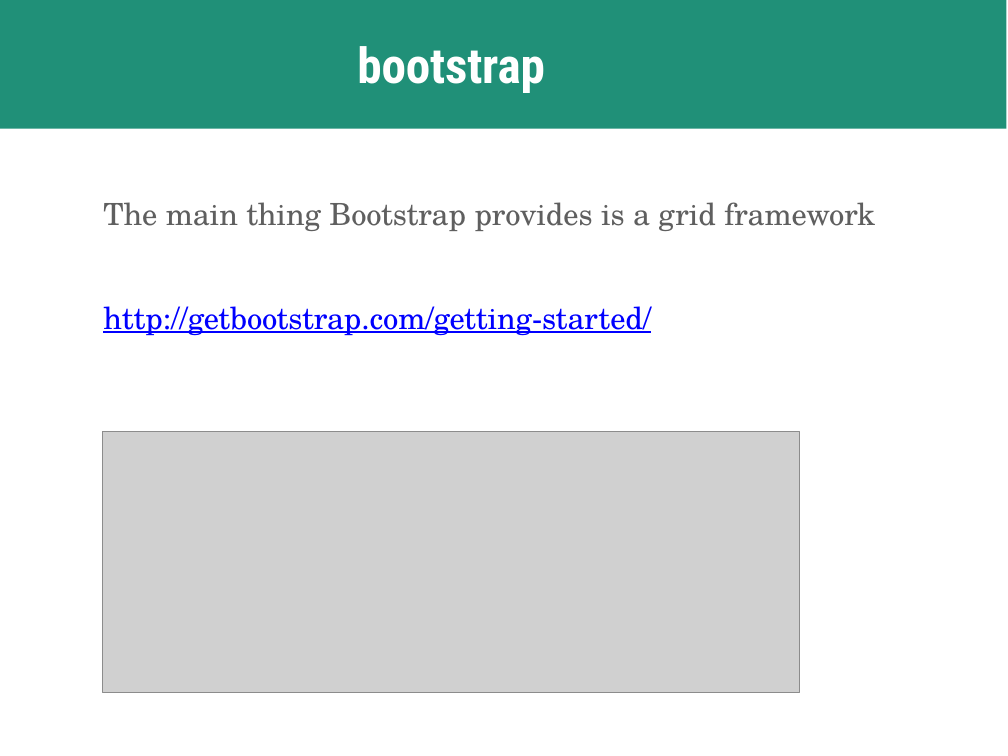
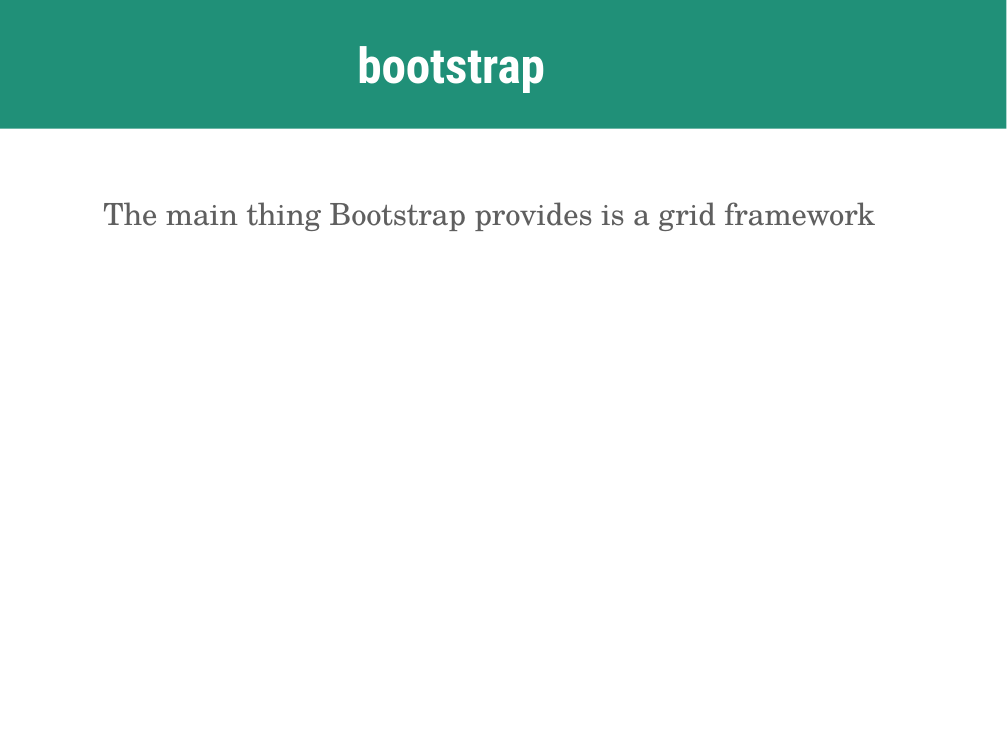
Before and after one commit to skornfeld/svc-class-jan-2018, a slide deck: slide 53 of slides/week-5.pptx (slide 32 before the commit). Drawn at 1008x756 pixels with LibreOffice and Linux fonts; fonts in the diff are those of the drawing; grey boxes stand for pictures. Boxes give left, top, right and bottom in pixels: in the first picture for what was removed or moved away, otherwise in the second. Text is boxed around its words. In the diff, an @@ line names an element or a change of style, - is before the commit and + after.

```diff
--- a/slides/week-5.pptx
+++ b/slides/week-5.pptx
@@ text at box(103, 306, 651, 336): paragraph removed @@
-http://getbootstrap.com/getting-started/
@@ picture removed at box(102, 431, 799, 692) @@
```
Also in this commit, not shown: 5 other slides changed, 22 slides added, 1 slide removed, 1 other file.
